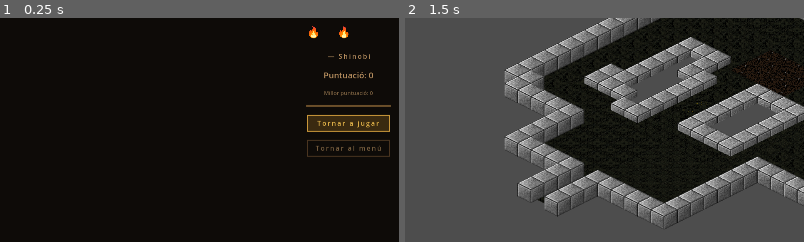
Above: before the commit, frames 1-2 (left to right).
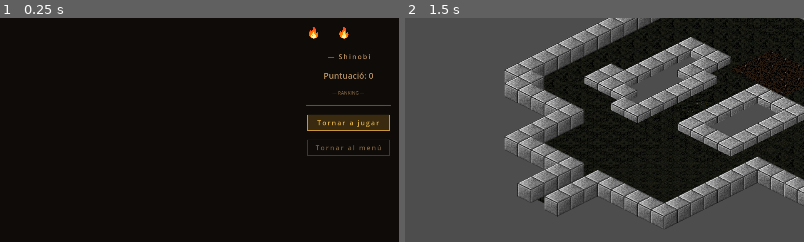
Above: after the commit, the same moments.

Repository: alzaaa6/practica4_Godot
Game: Godot game, scene res://SCENES/PantallaFinal.tscn
Two runs of this game, one before a commit and one after it. Both use one fixed random seed, a clock stepped at 60 frames per second and the inputs below. This scene is started directly instead of the project's main scene. Sound files missing from this copy of the repository are replaced by a short silence.
Inputs:
- Up to frame 1 (0.25 s): no input
- Up to frame 2 (1.5 s): click "Tornar a jugar" at 0.5 s; tap Enter at 1.25 s; hold D (move_right) from 1.28 s (still down); tap E (attack) at 1.35 s
The pictures show only the part of the screen within x 6-56%, y 35-84%; the shares and areas given below are measured in that part.

The runs differ from the first frame. In frame 1, 1.2% of the frame differs, in the area x 76-98%, y 3-63%; in frame 2, nothing differs.

Commit message:
Pantalles acabades

Diff:
--- a/SCENES/PantallaFinal.tscn
+++ b/SCENES/PantallaFinal.tscn
@@ -106,12 +106,8 @@
 text = "Puntuació"
 horizontal_alignment = 1
 
-[node name="LabelMillorPuntuacio" type="Label" parent="VBoxContainer"]
+[node name="RankingContainer" type="VBoxContainer" parent="VBoxContainer"]
 layout_mode = 2
-theme_override_colors/font_color = Color(0.47843137, 0.3764706, 0.2509804, 1)
-theme_override_font_sizes/font_size = 13
-text = "Millor puntuació"
-horizontal_alignment = 1
 
 [node name="HSeparator" type="HSeparator" parent="VBoxContainer"]
 layout_mode = 2
--- a/SCRIPTS/game_manager.gd
+++ b/SCRIPTS/game_manager.gd
@@ -37,6 +37,7 @@
 var oleades_per_guanyar := 5
 var partida_acabada := false
 var resultat := ""
+var ranking := []
 
 
 func _ready() -> void:
@@ -124,9 +125,17 @@
 			print("BOOST VIDA aplicat! | Atac: ", atac, " | Defensa: ", defensa, " | Vida: ", vida_actual)
 	print("--- NOVA OLEADA %d ---" % oleada_actual)
 
-func actualitzar_millor_puntuacio() -> void:
-	if puntuacio > millor_puntuacio:
-		millor_puntuacio = puntuacio
+func actualitzar_ranking() -> void:
+	ranking.append({
+		"nom": nom_jugador,
+		"personatge": noms_personatges[personatge_seleccionat],
+		"puntuacio": puntuacio
+	})
+	# Ordena de major a menor
+	ranking.sort_custom(func(a, b): return a["puntuacio"] > b["puntuacio"])
+	# Guarda només el top 5
+	if ranking.size() > 5:
+		ranking.resize(5)
 
 func reset_partida() -> void:
 	vida_actual = vida_max
--- a/SCRIPTS/joc.gd
+++ b/SCRIPTS/joc.gd
@@ -5,7 +5,7 @@
 func _process(delta: float) -> void:
 	if GameManager.partida_acabada:
 		GameManager.partida_acabada = false
-		GameManager.actualitzar_millor_puntuacio()
+		GameManager.actualitzar_ranking()
 		get_tree().change_scene_to_file("res://SCENES/PantallaFinal.tscn")
 
 func _input(event: InputEvent) -> void:
--- a/SCRIPTS/pantalla_final.gd
+++ b/SCRIPTS/pantalla_final.gd
@@ -4,17 +4,49 @@
 @onready var label_jugador: Label = $VBoxContainer/LabelUsuariIPersonatge
 @onready var label_puntuacio: Label = $VBoxContainer/LabelPuntuacio
 @onready var label_millor: Label = $VBoxContainer/LabelMillorPuntuacio
+@onready var ranking_container: VBoxContainer = $VBoxContainer/RankingContainer
 
 func _ready() -> void:
-	GameManager.actualitzar_millor_puntuacio()
-
 	label_resultat.text = GameManager.resultat
 	label_jugador.text = "%s — %s" % [
 		GameManager.nom_jugador,
 		GameManager.noms_personatges[GameManager.personatge_seleccionat]
 	]
 	label_puntuacio.text = "Puntuació: %d" % GameManager.puntuacio
-	label_millor.text = "Millor puntuació: %d" % GameManager.millor_puntuacio
+	_mostrar_ranking()
+
+func _mostrar_ranking() -> void:
+	# Neteja el container
+	for child in ranking_container.get_children():
+		child.queue_free()
+
+	# Capçalera
+	var header := Label.new()
+	header.text = "— RANKING —"
+	header.horizontal_alignment = HORIZONTAL_ALIGNMENT_CENTER
+	header.add_theme_color_override("font_color", Color("#7a6040"))
+	header.add_theme_font_size_override("font_size", 11)
+	ranking_container.add_child(header)
+
+	# Files del ranking
+	for i in GameManager.ranking.size():
+		var entry: Dictionary = GameManager.ranking[i]
+		var row := Label.new()
+		var prefix := "◆" if entry["nom"] == GameManager.nom_jugador and entry["puntuacio"] == GameManager.puntuacio else " "
+		row.text = "%s %d. %s (%s) — %d pts" % [
+			prefix,
+			i + 1,
+			entry["nom"],
+			entry["personatge"],
+			entry["puntuacio"]
+		]
+		row.horizontal_alignment = HORIZONTAL_ALIGNMENT_CENTER
+		if prefix == "◆":
+			row.add_theme_color_override("font_color", Color("#e8b84b"))
+		else:
+			row.add_theme_color_override("font_color", Color("#b89060"))
+		row.add_theme_font_size_override("font_size", 13)
+		ranking_container.add_child(row)
 
 func _on_btn_tornar_menu_pressed() -> void:
 	get_tree().change_scene_to_file("res://SCENES/PantallaInici.tscn")
Not shown: 1 places in SCENES/Options.tscn that only renumber resources
